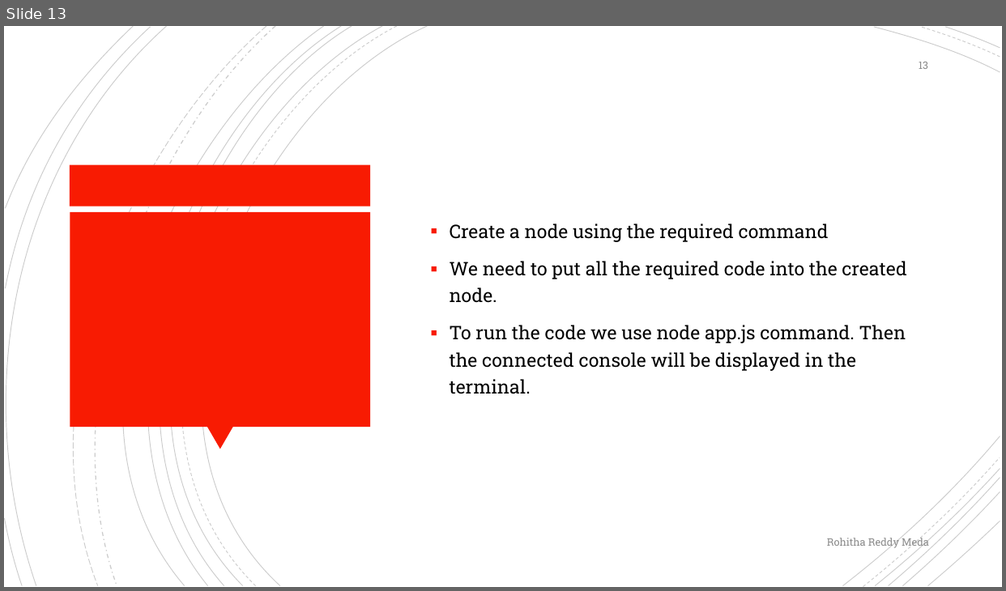
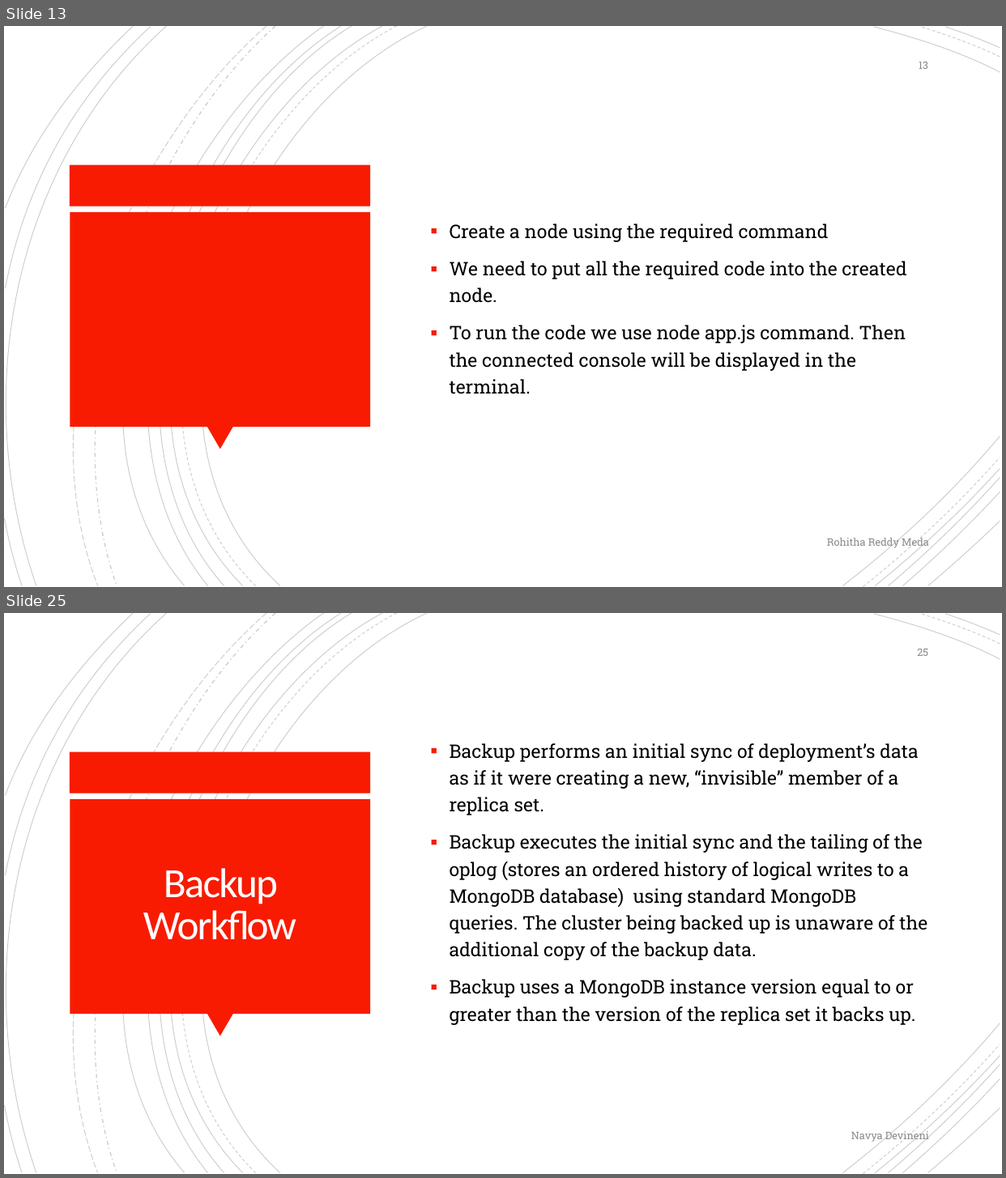
Before and after one commit to anshithavelagapudi/MongoDb-Project, a slide deck: MongoDB_with_Atlas.pptx. Shown one above the other, each under a label of ours: slide 13 before the commit, slides 13 and 25 after it; the slides between them are not shown. The pictures are 1006x591 and 1006x1178 pixels, drawn with LibreOffice and Linux fonts; fonts in the diff are those of the drawing. Boxes give left, top, right and bottom in pixels: in the first picture for what was removed or moved away, otherwise in the second. Text is boxed around its words. In the diff, an @@ line names an element or a change of style, - is before the commit and + after.

Commit message:
Final PPt added

```diff
--- a/MongoDB_with_Atlas.pptx
+++ b/MongoDB_with_Atlas.pptx
@@ slide 25 added at (4,613,1002,1174), background #FFFFFF; not listed: 24 template elements that a slide beside it also shows @@
@@ page number added at (917,649,928,656), 10 pt, text #8C8C8C @@
+25
@@ text added at (450,743,927,1025), 18 pt, text #000000 @@
+▪ Backup performs an initial sync of deployment’s data as if it were creating a new, “invisible” member of a replica set.
+▪ Backup executes the initial sync and the tailing of the oplog (stores an ordered history of logical writes to a MongoDB database) using standard MongoDB queries. The cluster being backed up is unaware of the additional copy of the backup data.
+▪ Backup uses a MongoDB instance version equal to or greater than the version of the replica set it backs up.
@@ title added at (143,868,296,940), 40 pt, text #FFFFFF @@
+Backup Workflow
@@ text added at (851,1130,929,1143), 10 pt, text #8C8C8C @@
+Navya Devineni
```
Also in this commit, not shown: 8 slides changed, 10 other slides added.
